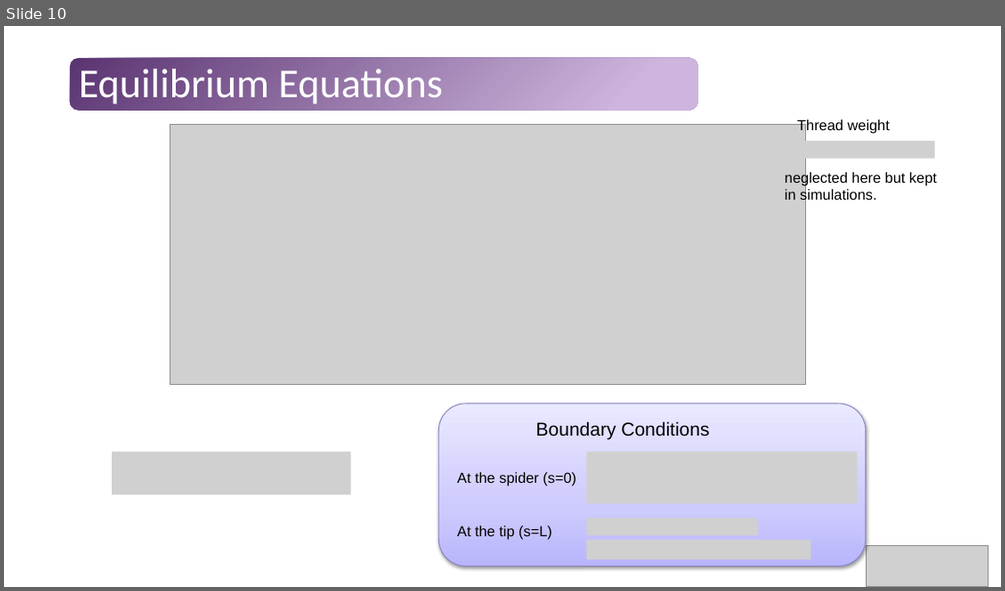
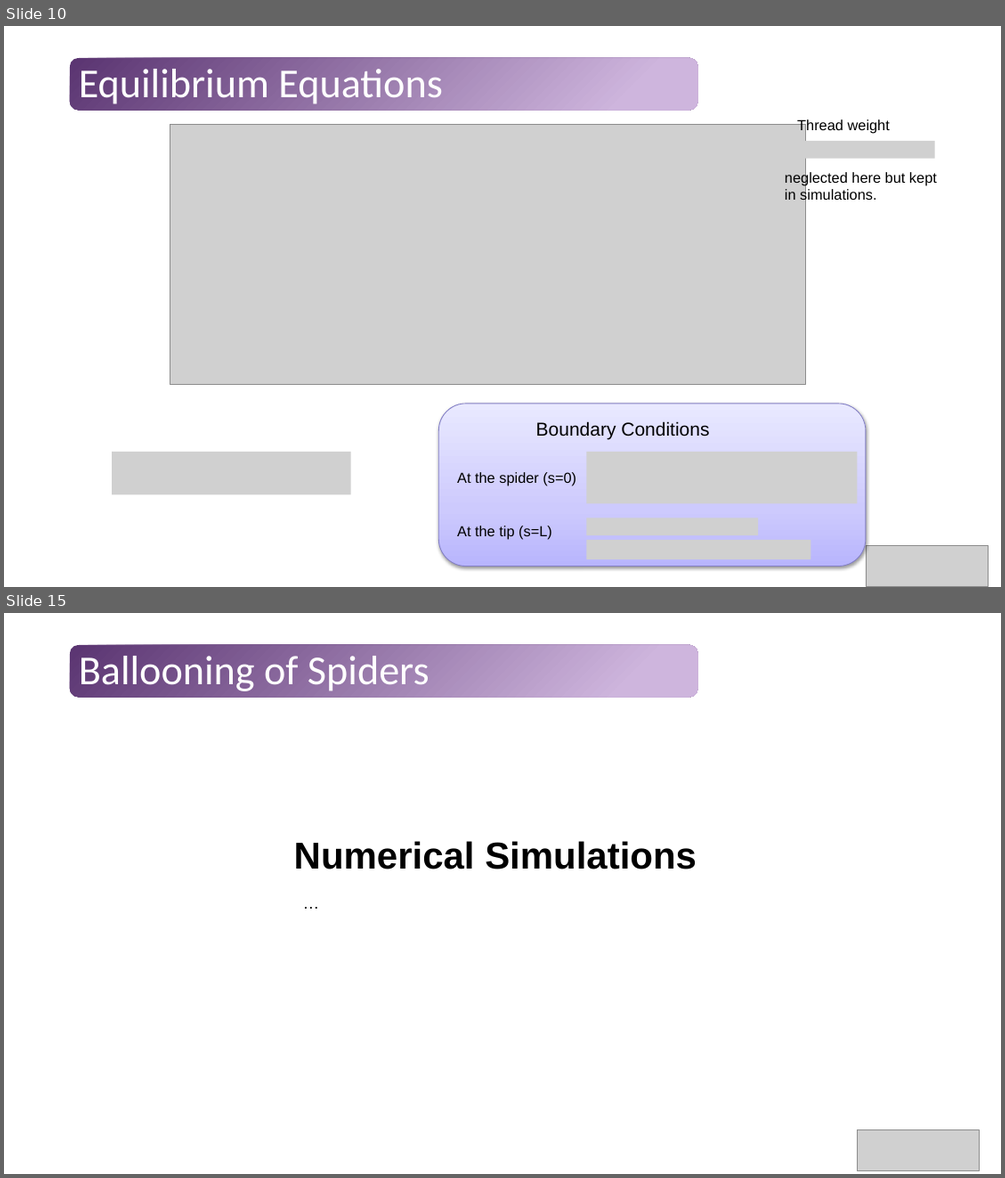
Before and after one commit to Tavi681/PoliPhysics, a slide deck: Tema 1/paper/Tema1.pptx. Shown one above the other, each under a label of ours: slide 10 before the commit, slides 10 and 15 after it; the slides between them are not shown. The pictures are 1005x591 and 1005x1178 pixels, drawn with LibreOffice and Linux fonts; fonts in the diff are those of the drawing; grey boxes stand for pictures. Boxes give left, top, right and bottom in pixels: in the first picture for what was removed or moved away, otherwise in the second. Text is boxed around its words. In the diff, an @@ line names an element or a change of style, - is before the commit and + after.

```diff
--- a/Tema 1/paper/Tema1.pptx
+++ b/Tema 1/paper/Tema1.pptx
@@ slide 15 added at (x1=4, y1=613, x2=1001, y2=1174), background #FFFFFF; not listed: 1 template element that a slide beside it also shows @@
@@ title added at (x1=79, y1=656, x2=429, y2=691), 39.6 pt, text #FFFFFF @@
+Ballooning of Spiders
@@ text added at (x1=294, y1=841, x2=696, y2=869), 36 pt, text #000000, bold @@
+Numerical Simulations
@@ text added at (x1=296, y1=889, x2=696, y2=916), 16 pt, text #0D0D0D @@
+…
@@ picture added at (x1=858, y1=1130, x2=979, y2=1171) @@
```
Also in this commit, not shown: 1 slide changed, 3 other slides added.
